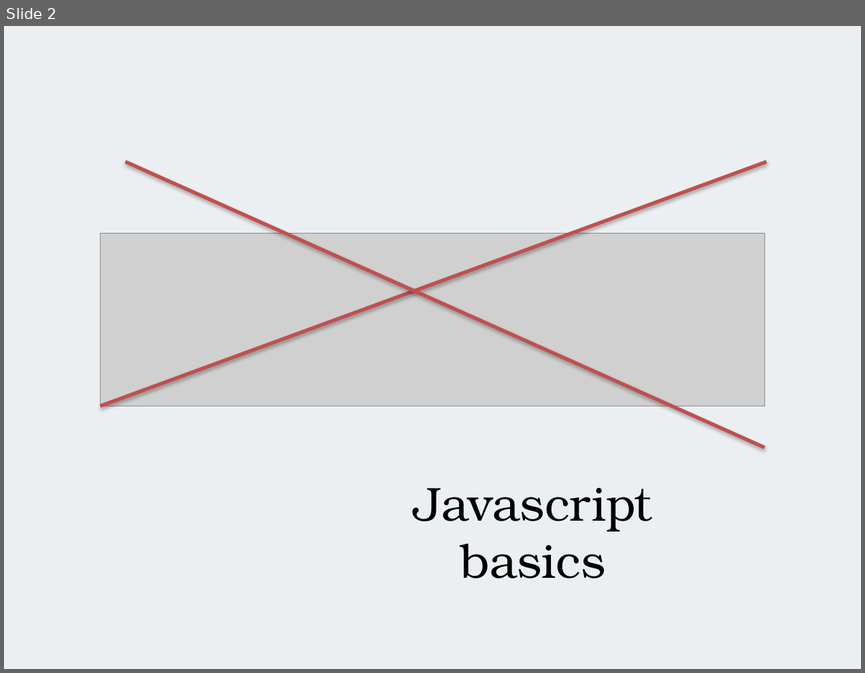
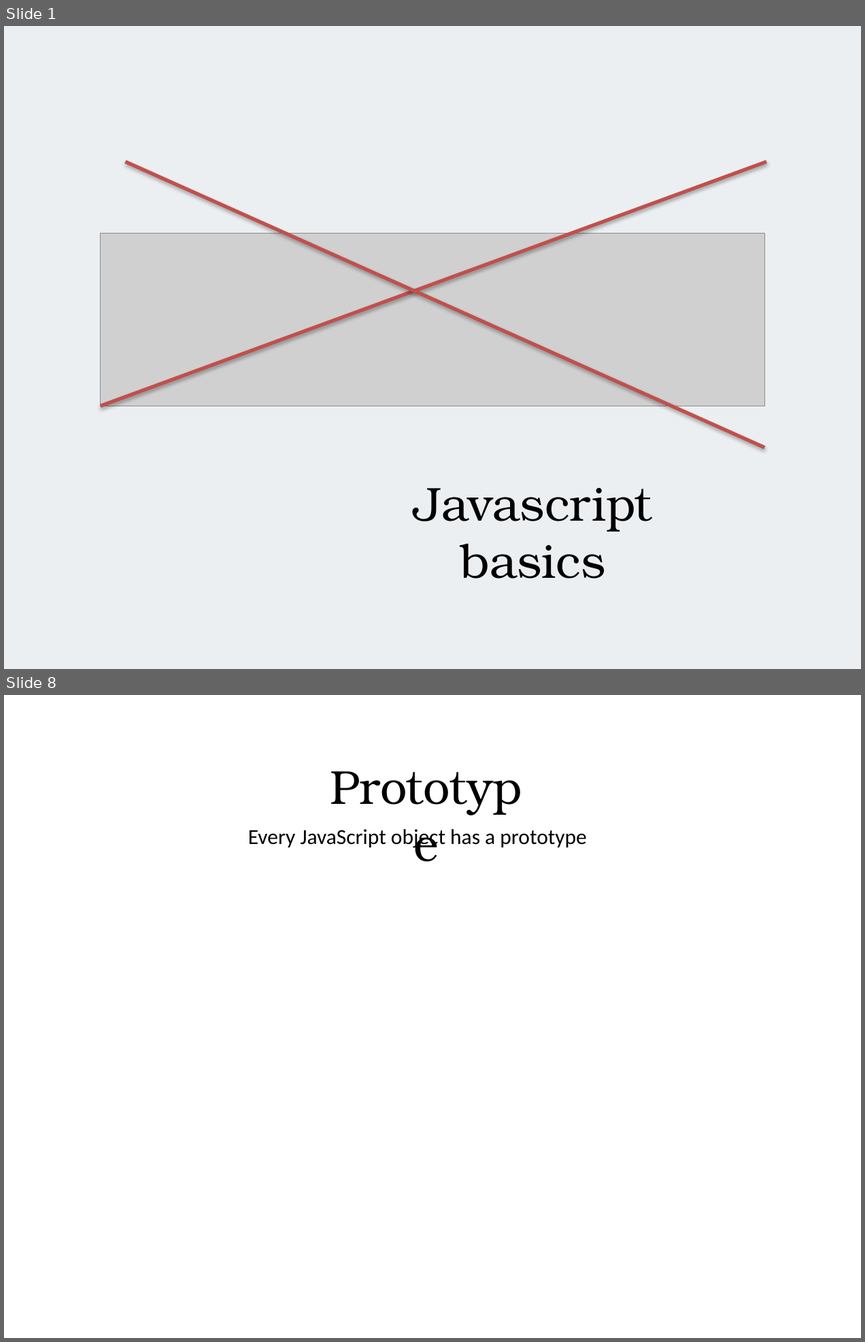
Before and after one commit to alexeymatveevp/angularjs-course, a slide deck: docs/00_jsbasics.pptx. Shown one above the other, each under a label of ours: slide 2 before the commit, slides 1 and 8 after it; the slides between them are not shown. The pictures are 865x673 and 865x1342 pixels, drawn with LibreOffice and Linux fonts; fonts in the diff are those of the drawing; grey boxes stand for pictures. Boxes give left, top, right and bottom in pixels: in the first picture for what was removed or moved away, otherwise in the second. Text is boxed around its words. In the diff, an @@ line names an element or a change of style, - is before the commit and + after.

```diff
--- a/docs/00_jsbasics.pptx
+++ b/docs/00_jsbasics.pptx
@@ slide 8 added at [4, 695, 861, 1338], background #FFFFFF @@
@@ text added at [311, 752, 542, 818], 40 pt, text #000000 @@
+Prototype
@@ text added at [248, 829, 586, 849], 18 pt, text #000000 @@
+Every JavaScript object has a prototype
@@ what was slide 2 is now slide 1 @@
```
Also in this commit, not shown: 7 slides changed, 6 other slides added, 1 slide removed, 2 other files.
